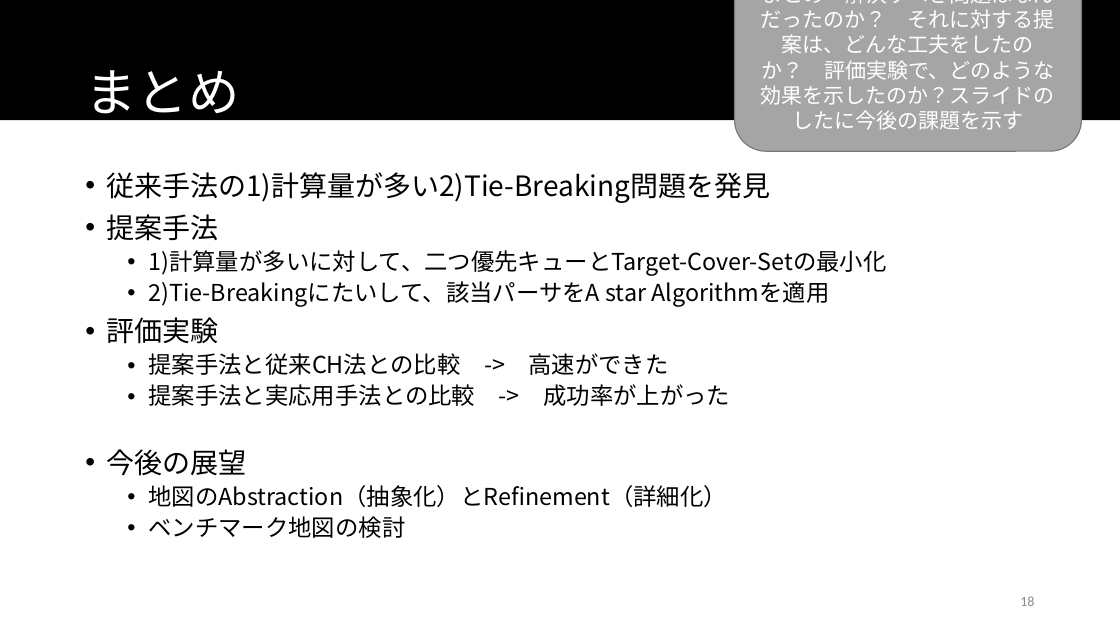
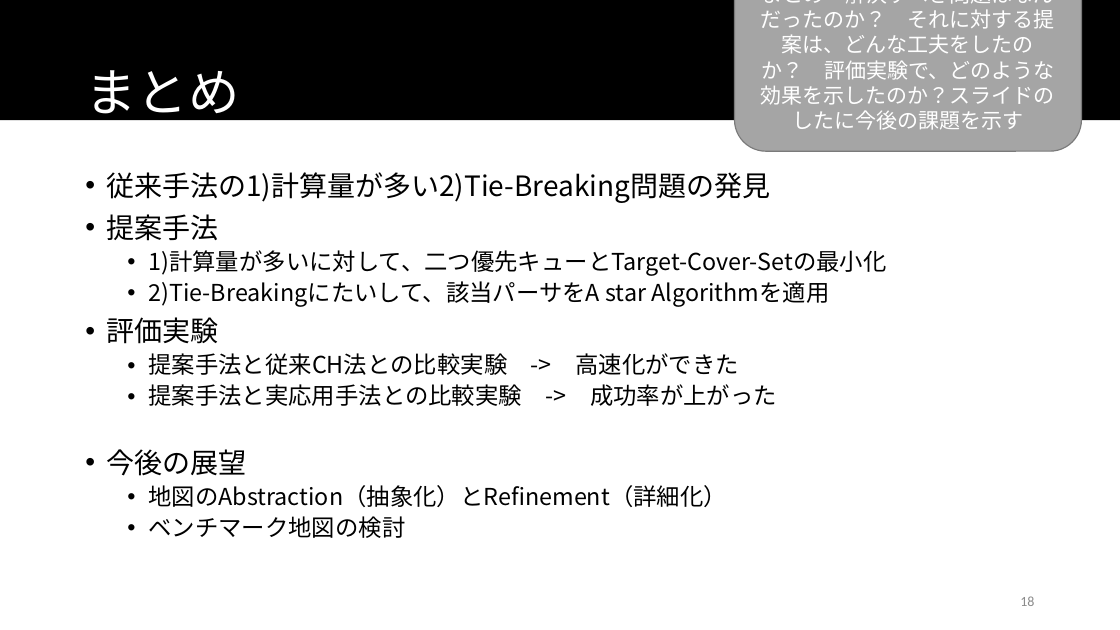
Before and after one commit to namidairo777/xiao_multiagent, a slide deck: slide 18 of documents/情報処理学会TANGXIAO_20170306.pptx. Drawn at 1120x630 pixels with LibreOffice and Linux fonts; fonts in the diff are those of the drawing. Boxes give left, top, right and bottom in pixels: in the first picture for what was removed or moved away, otherwise in the second. Text is boxed around its words. In the diff, an @@ line names an element or a change of style, - is before the commit and + after.

```diff
--- a/documents/情報処理学会TANGXIAO_20170306.pptx
+++ b/documents/情報処理学会TANGXIAO_20170306.pptx
@@ text at (106, 172, 770, 203): text changed @@
-• 従来手法の1)計算量が多い2)Tie-Breaking問題を発見
+• 従来手法の1)計算量が多い2)Tie-Breaking問題の発見
@@ text at (148, 353, 777, 406): text changed @@
-  • 提案手法と従来CH法との比較 -> 高速ができた
-  • 提案手法と実応用手法との比較 -> 成功率が上がった
+  • 提案手法と従来CH法との比較実験 -> 高速化ができた
+  • 提案手法と実応用手法との比較実験 -> 成功率が上がった
```
Also in this commit, not shown: 7 other slides changed.
